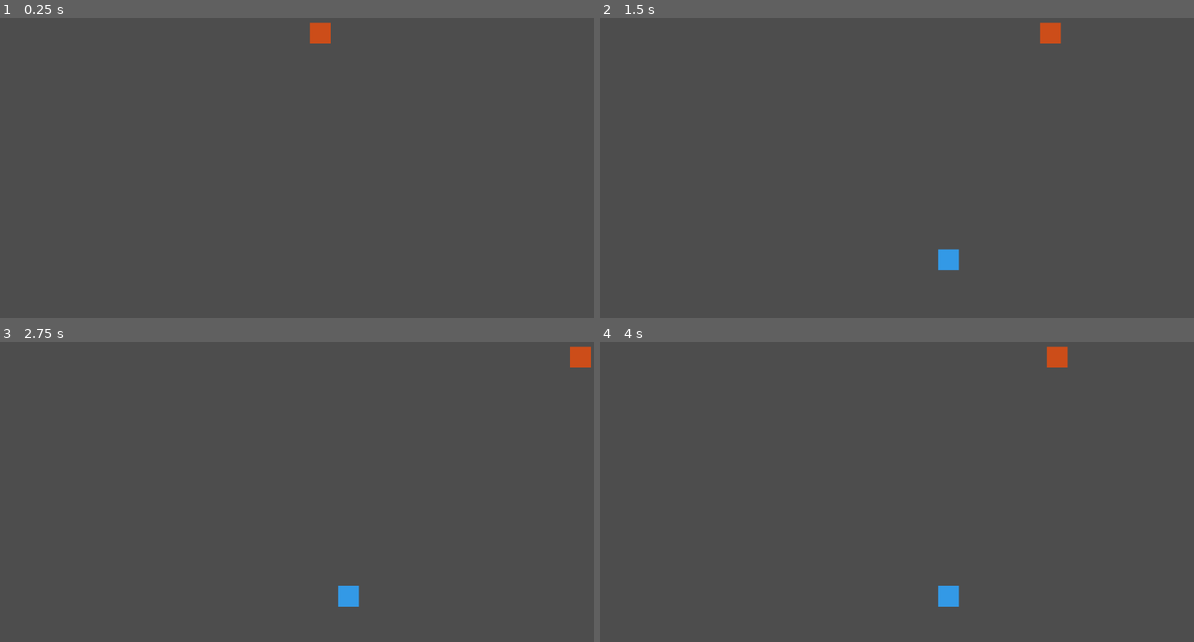
Above: before the commit, frames 1-4 (two rows, left to right).
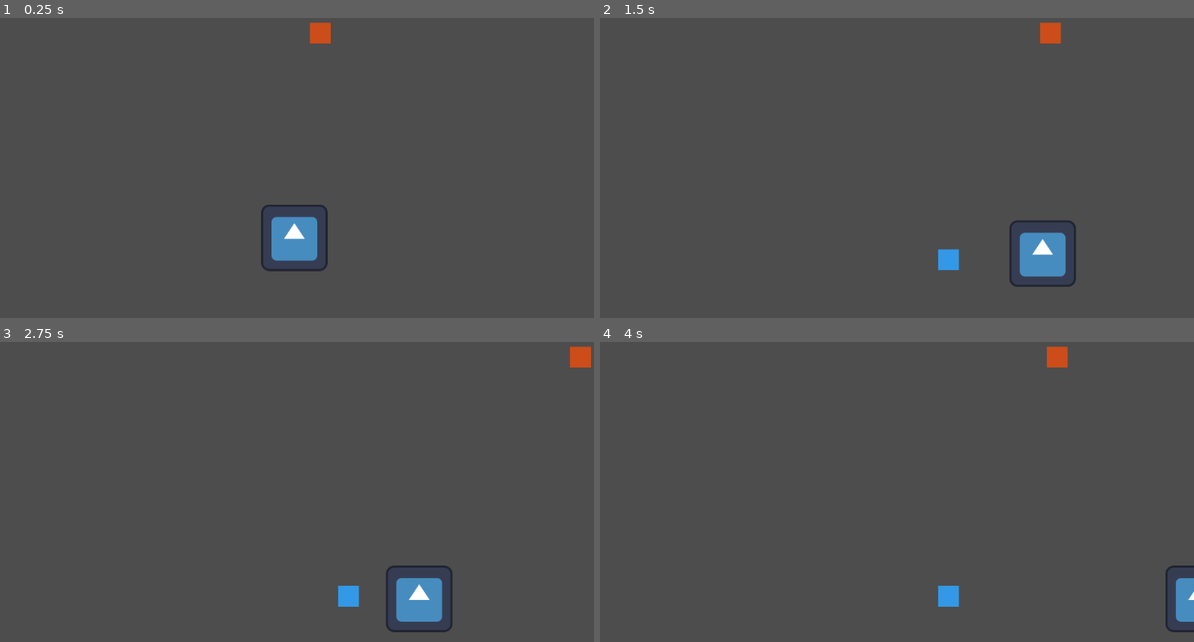
Above: after the commit, the same moments.

Repository: Lubachmann/CDGJ2026
Game: Godot game, scene res://scene/main.tscn
The game is run twice, just before and just after one commit, with the same random seed, the same clock (stepped at 60 frames per second) and the same inputs. Before the commit the project has no main scene; this scene is started directly in both runs. The engine's default icon, where the game draws it, is replaced by a stand-in: a white triangle on a blue panel in a dark square.
Inputs:
- Up to frame 1 (0.25 s): no input
- Up to frame 2 (1.5 s): tap Enter (ui_accept) at 0.5 s; hold D (right) from 0.53 s (still down); tap W (jump) at 0.77 s
- Up to frame 3 (2.75 s): tap W (jump) at 1.52 s; release D (right) at 2.03 s; hold A (left) from 2.03 s (still down)
- Up to frame 4 (4 s): release A (left) at 2.78 s; hold D (right) from 2.78 s (still down); tap W (jump) at 3.02, 3.77 s

The runs differ from the first frame. In frame 1, 1.5% of the frame differs, in the area x 43-56%, y 62-85%; in frame 2, 1.5%, in the area x 68-81%, y 67-90%; in frame 3, 1.5%; in frame 4, 0.6%.

Commit message:
folder clean up

Diff:
--- a/project.godot
+++ b/project.godot
@@ -11,6 +11,7 @@
 [application]
 
 config/name="CDGJ2026"
+run/main_scene="uid://djwygv5xm2o6q"
 config/features=PackedStringArray("4.6", "Forward Plus")
 config/icon="res://icon.svg"
 
--- a/MovementTestScene.tscn
+++ b/scene/MovementTestScene.tscn
@@ -1,13 +1,13 @@
 [gd_scene format=3 uid="uid://dhw2fjgec1o4y"]
 
-[ext_resource type="PackedScene" uid="uid://ccc3cxph12xg1" path="res://player.tscn" id="1_37kl0"]
+[ext_resource type="PackedScene" uid="uid://ccc3cxph12xg1" path="res://scene/player.tscn" id="1_64b6k"]
 
 [sub_resource type="RectangleShape2D" id="RectangleShape2D_37kl0"]
 size = Vector2(248, 153)
 
 [node name="Test" type="Node2D" unique_id=2002000279]
 
-[node name="Player" parent="." unique_id=1622310491 instance=ExtResource("1_37kl0")]
+[node name="Player" parent="." unique_id=1622310491 instance=ExtResource("1_64b6k")]
 position = Vector2(654, 315)
 
 [node name="StaticBody2D" type="StaticBody2D" parent="." unique_id=1844197199]
--- a/scene/main.tscn
+++ b/scene/main.tscn
@@ -1,37 +1,41 @@
 [gd_scene format=3 uid="uid://djwygv5xm2o6q"]
 
-[ext_resource type="Script" path="res://scribt/crane.gd" id="1_crane"]
+[ext_resource type="Script" uid="uid://eaxf7brwrpwj" path="res://scribt/crane.gd" id="1_crane"]
 [ext_resource type="PackedScene" uid="uid://bv1vtnq8hgj2y" path="res://scene/cube.tscn" id="2_cube"]
+[ext_resource type="PackedScene" uid="uid://ccc3cxph12xg1" path="res://scene/player.tscn" id="3_wp4xf"]
 
 [sub_resource type="RectangleShape2D" id="RectangleShape2D_ground"]
 size = Vector2(1200, 50)
 
-[node name="Main" type="Node2D"]
+[node name="Main" type="Node2D" unique_id=2006059295]
 
-[node name="Crane" type="Node2D" parent="."]
+[node name="Crane" type="Node2D" parent="." unique_id=626510876]
 position = Vector2(576, 100)
 script = ExtResource("1_crane")
 cube_scene = ExtResource("2_cube")
 
-[node name="CraneVisual" type="ColorRect" parent="Crane"]
+[node name="CraneVisual" type="ColorRect" parent="Crane" unique_id=1417600875]
 offset_left = -20.0
 offset_top = -20.0
 offset_right = 20.0
 offset_bottom = 20.0
 color = Color(0.8, 0.3, 0.1, 1)
 
-[node name="Ground" type="StaticBody2D" parent="."]
+[node name="Ground" type="StaticBody2D" parent="." unique_id=594195676]
 position = Vector2(576, 600)
 
-[node name="CollisionShape2D" type="CollisionShape2D" parent="Ground"]
+[node name="CollisionShape2D" type="CollisionShape2D" parent="Ground" unique_id=371982174]
 shape = SubResource("RectangleShape2D_ground")
 
-[node name="GroundVisual" type="ColorRect" parent="Ground"]
+[node name="GroundVisual" type="ColorRect" parent="Ground" unique_id=877921402]
 offset_left = -600.0
 offset_top = -25.0
 offset_right = 600.0
 offset_bottom = 25.0
 color = Color(0.3, 0.3, 0.3, 1)
 
-[node name="Camera2D" type="Camera2D" parent="."]
+[node name="Camera2D" type="Camera2D" parent="." unique_id=416087915]
 position = Vector2(576, 324)
+
+[node name="Player" parent="." unique_id=1622310491 instance=ExtResource("3_wp4xf")]
+position = Vector2(576, 465)
--- a/player.tscn
+++ b/scene/player.tscn
@@ -1,7 +1,7 @@
 [gd_scene format=3 uid="uid://ccc3cxph12xg1"]
 
 [ext_resource type="Texture2D" uid="uid://cs86mhrphmjhw" path="res://icon.svg" id="1_4flbx"]
-[ext_resource type="Script" uid="uid://dmalkfvu5b5m3" path="res://CharacterMovement.gd" id="1_onrkg"]
+[ext_resource type="Script" uid="uid://dmalkfvu5b5m3" path="res://scribt/CharacterMovement.gd" id="1_onrkg"]
 
 [sub_resource type="RectangleShape2D" id="RectangleShape2D_onrkg"]
 
Renamed: CharacterMovement.gd -> scribt/CharacterMovement.gd
Renamed: CharacterMovement.gd.uid -> scribt/CharacterMovement.gd.uid
